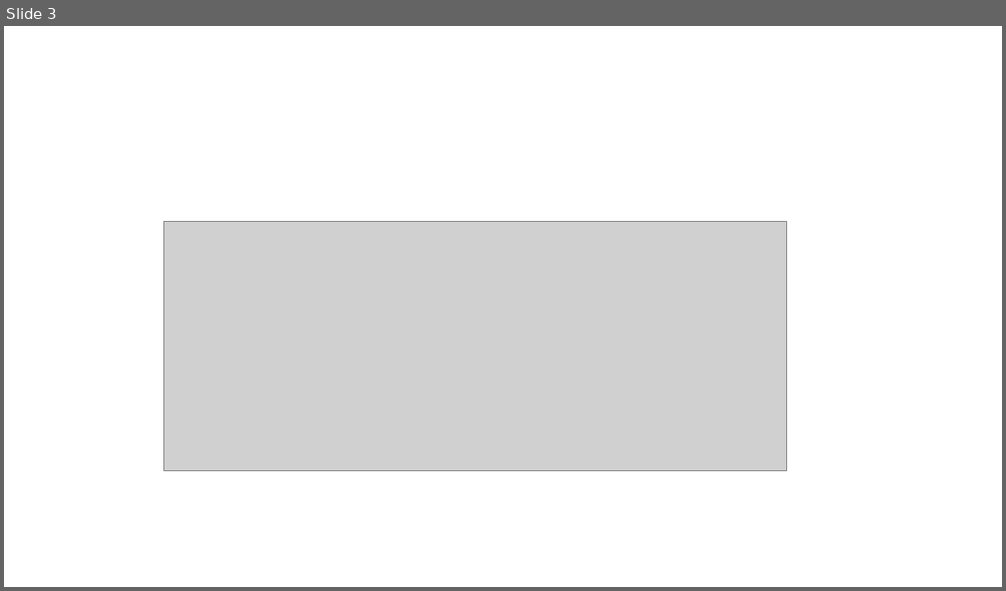
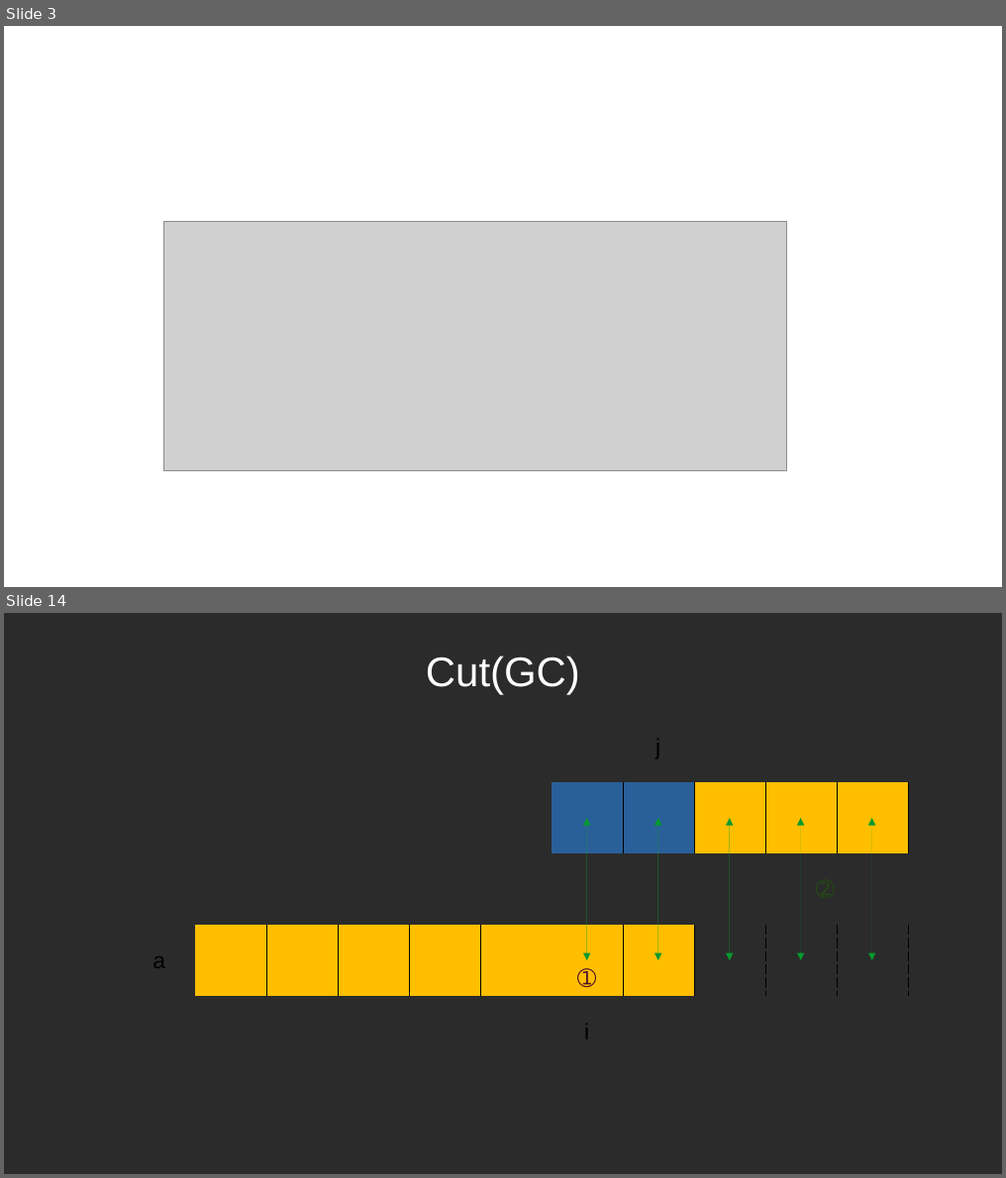
Before and after one commit to oneleo/golang-cht, a slide deck: images/images.odp. Shown one above the other, each under a label of ours: slide 3 before the commit, slides 3 and 14 after it; the slides between them are not shown. The pictures are 1006x591 and 1006x1178 pixels, drawn with LibreOffice and Linux fonts; fonts in the diff are those of the drawing; grey boxes stand for pictures; background and template pictures are left out; a plain dark background stands for a picture behind light text. Boxes give left, top, right and bottom in pixels: in the first picture for what was removed or moved away, otherwise in the second. Text is boxed around its words. In the diff, an @@ line names an element or a change of style, - is before the commit and + after.

```diff
--- a/images/images.odp
+++ b/images/images.odp
@@ slide 14 added at (x1=4, y1=613, x2=1002, y2=1174), background picture (left out) @@
@@ title added at (x1=426, y1=656, x2=580, y2=694), 33 pt, text #FFFFFF @@
+Cut(GC)
@@ table added at (x1=124, y1=711, x2=911, y2=1067), 5 rows, 11 columns @@
+ |  |  |  |  |  |  | j |  |  | 
+ |  |  |  |  |  |  |  |  |  | 
+ |  |  |  |  |  |  |  |  | ➁ | 
+a |  |  |  |  |  | ➀ |  |  |  | 
+ |  |  |  |  |  | i |  |  |  | 
@@ group added at (x1=587, y1=819, x2=872, y2=960): 5 double arrows @@
```
Also in this commit, not shown: 10 other slides added.
